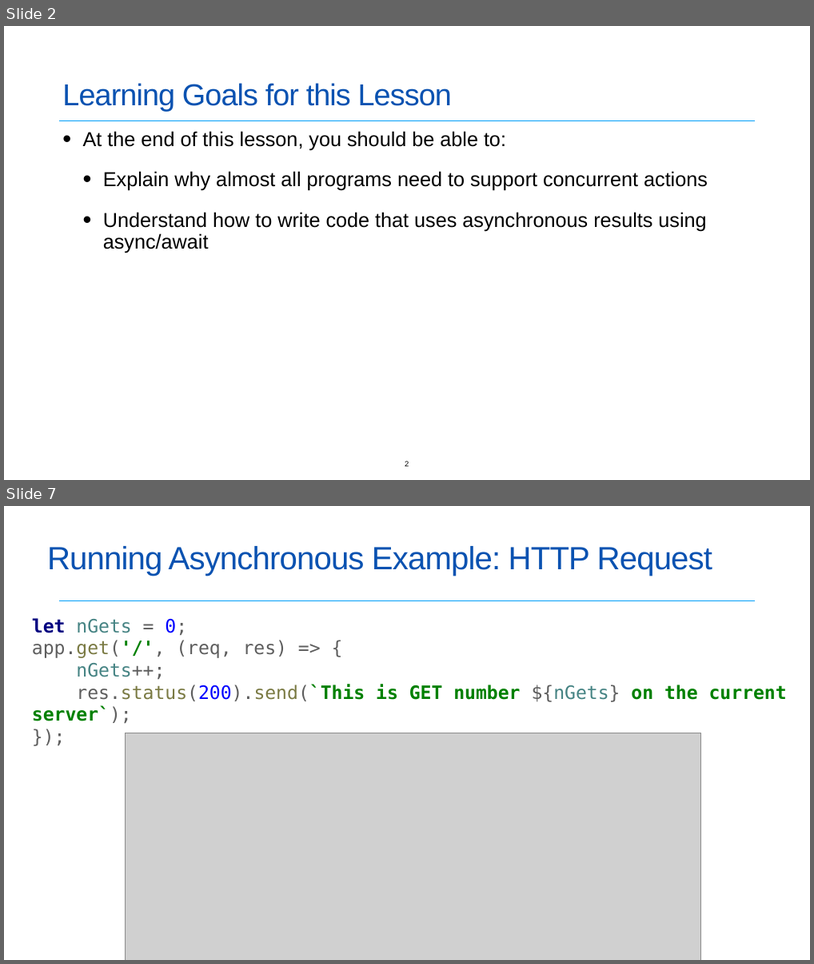
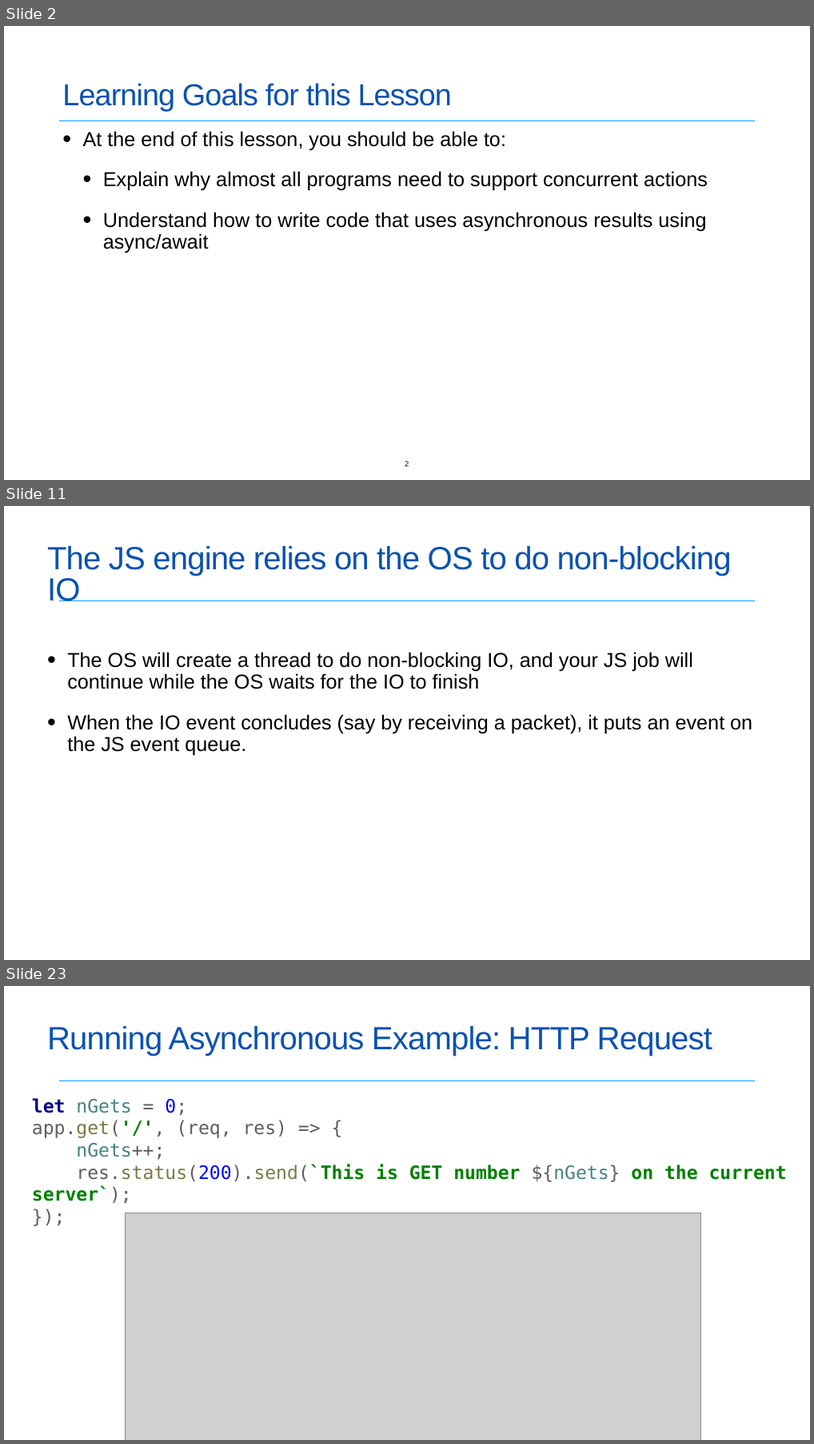
Before and after one commit to neu-se/CS4530-Spring-2022, a slide deck: Slides/Lesson 4.1 Concurrent Programming.pptx. Shown one above the other, each under a label of ours: slides 2 and 7 before the commit, slides 2, 11 and 23 after it; the slides between them are not shown. The pictures are 814x964 and 814x1444 pixels, drawn with LibreOffice and Linux fonts; fonts in the diff are those of the drawing; grey boxes stand for pictures. Boxes give left, top, right and bottom in pixels: in the first picture for what was removed or moved away, otherwise in the second. Text is boxed around its words. In the diff, an @@ line names an element or a change of style, - is before the commit and + after.

```diff
--- a/Slides/Lesson 4.1 Concurrent Programming.pptx
+++ b/Slides/Lesson 4.1 Concurrent Programming.pptx
@@ slide 11 added at (4, 506, 810, 960), background #FFFFFF; not listed: 1 template element that a slide beside it also shows @@
@@ title added at (47, 546, 732, 601), 38.2 pt, text #0A52B1 @@
+The JS engine relies on the OS to do non-blocking IO
@@ text added at (67, 652, 753, 756), 24 pt, text #000000 @@
+• The OS will create a thread to do non-blocking IO, and your JS job will continue while the OS waits for the IO to finish
+• When the IO event concludes (say by receiving a packet), it puts an event on the JS event queue.
@@ what was slide 7 is now slide 23 @@
```
Also in this commit, not shown: 1 slide changed, 18 other slides added, 7 slides removed.
